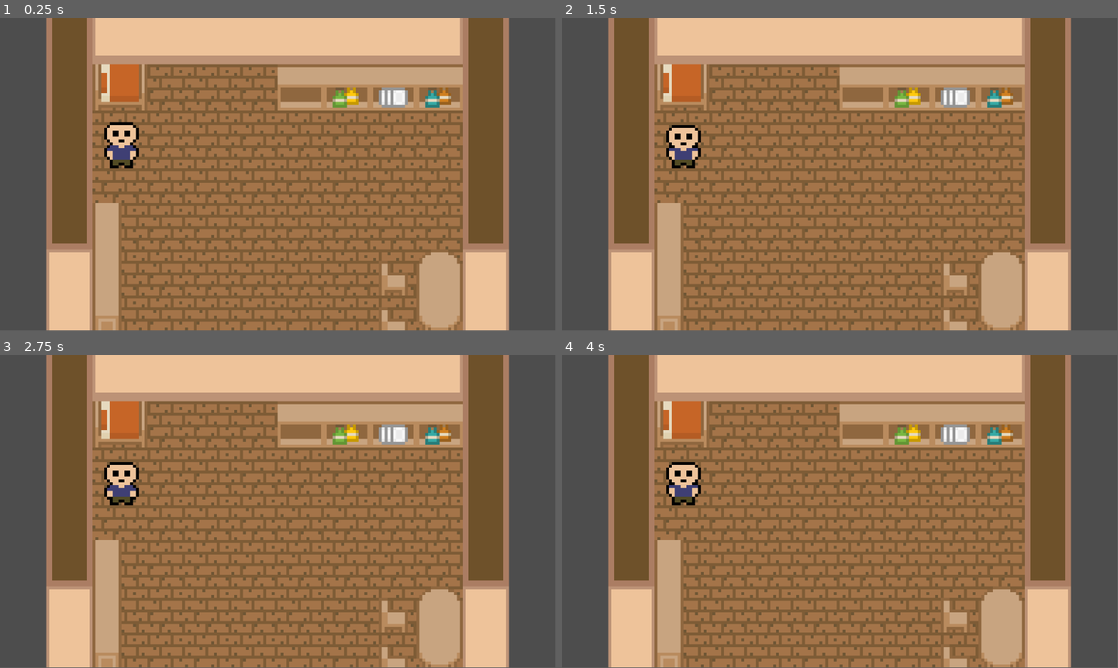
Above: before the commit, frames 1-4 (two rows, left to right).
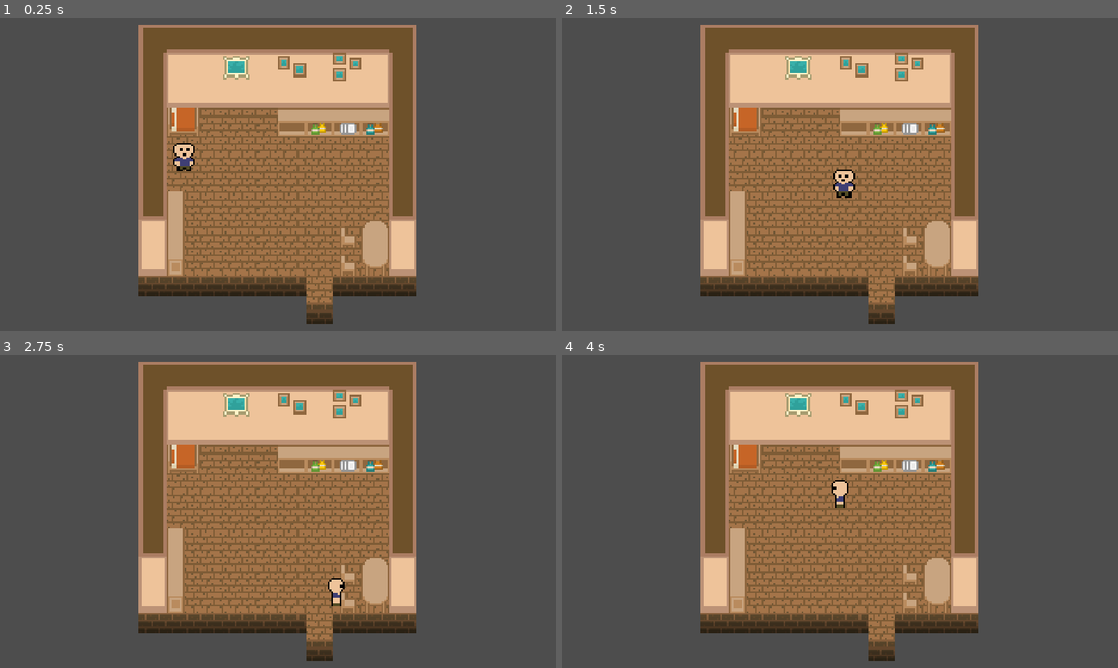
Above: after the commit, the same moments.

Repository: c-bejar/Night-of-the-Black-Spirits
Game: Godot game, scene res://Areas/Bedroom/bedroom.tscn
Two runs of this game, one before a commit and one after it. Both use one fixed random seed, a clock stepped at 60 frames per second and the inputs below. Before the commit the project has no main scene; this scene is started directly in both runs.
Inputs:
- Up to frame 1 (0.25 s): no input
- Up to frame 2 (1.5 s): tap Enter at 0.5 s; hold Right (move_right, bound only after the commit) 0.53-1.28 s; hold Down (move_down, bound only after the commit) from 1.28 s (still down)
- Up to frame 3 (2.75 s): release Down (move_down, bound only after the commit) at 2.03 s; hold Right (move_right, bound only after the commit) from 2.03 s (still down)
- Up to frame 4 (4 s): release Right (move_right, bound only after the commit) at 2.78 s; hold Up (move_up, bound only after the commit) 2.78-3.53 s; hold Left (move_left, bound only after the commit) from 3.53 s (still down)
In our replay, the window is 799x449 before the commit and 800x450 after it. These sizes can differ from the game's own. Grey fills any space a smaller window leaves; there, only what the larger window draws over its background counts as a difference.

The runs differ from the first frame. In frame 1, 71% of the frame differs, in the area x 8-92%, y 0-100%; in frame 2, 71%; in frame 3, 71%; in frame 4, 71%.

Commit message:
add: input names + display settings

Diff:
--- a/project.godot
+++ b/project.godot
@@ -11,6 +11,7 @@
 [application]
 
 config/name="GameDev.tv Halloween Jam 2025"
+run/main_scene="uid://c3e8f6bfdiawr"
 config/features=PackedStringArray("4.5", "GL Compatibility")
 config/icon="res://icon.svg"
 
@@ -19,11 +20,46 @@
 gdscript/warnings/untyped_declaration=1
 gdscript/warnings/inferred_declaration=1
 
+[display]
+
+window/size/viewport_width=1920
+window/size/viewport_height=1080
+window/stretch/mode="canvas_items"
+
 [editor]
 
 version_control/plugin_name="GitPlugin"
 version_control/autoload_on_startup=true
 
+[input]
+
+move_down={
+"deadzone": 0.2,
+"events": [Object(InputEventKey,"resource_local_to_scene":false,"resource_name":"","device":-1,"window_id":0,"alt_pressed":false,"shift_pressed":false,"ctrl_pressed":false,"meta_pressed":false,"pressed":false,"keycode":0,"physical_keycode":4194322,"key_label":0,"unicode":0,"location":0,"echo":false,"script":null)
+]
+}
+move_left={
+"deadzone": 0.2,
+"events": [Object(InputEventKey,"resource_local_to_scene":false,"resource_name":"","device":-1,"window_id":0,"alt_pressed":false,"shift_pressed":false,"ctrl_pressed":false,"meta_pressed":false,"pressed":false,"keycode":0,"physical_keycode":4194319,"key_label":0,"unicode":0,"location":0,"echo":false,"script":null)
+]
+}
+move_right={
+"deadzone": 0.2,
+"events": [Object(InputEventKey,"resource_local_to_scene":false,"resource_name":"","device":-1,"window_id":0,"alt_pressed":false,"shift_pressed":false,"ctrl_pressed":false,"meta_pressed":false,"pressed":false,"keycode":0,"physical_keycode":4194321,"key_label":0,"unicode":0,"location":0,"echo":false,"script":null)
+]
+}
+move_up={
+"deadzone": 0.2,
+"events": [Object(InputEventKey,"resource_local_to_scene":false,"resource_name":"","device":-1,"window_id":0,"alt_pressed":false,"shift_pressed":false,"ctrl_pressed":false,"meta_pressed":false,"pressed":false,"keycode":0,"physical_keycode":4194320,"key_label":0,"unicode":0,"location":0,"echo":false,"script":null)
+]
+}
+
+[layer_names]
+
+2d_physics/layer_1="Player"
+2d_physics/layer_2="Objects"
+2d_physics/layer_3="Enemies"
+
 [rendering]
 
 renderer/rendering_method="gl_compatibility"
